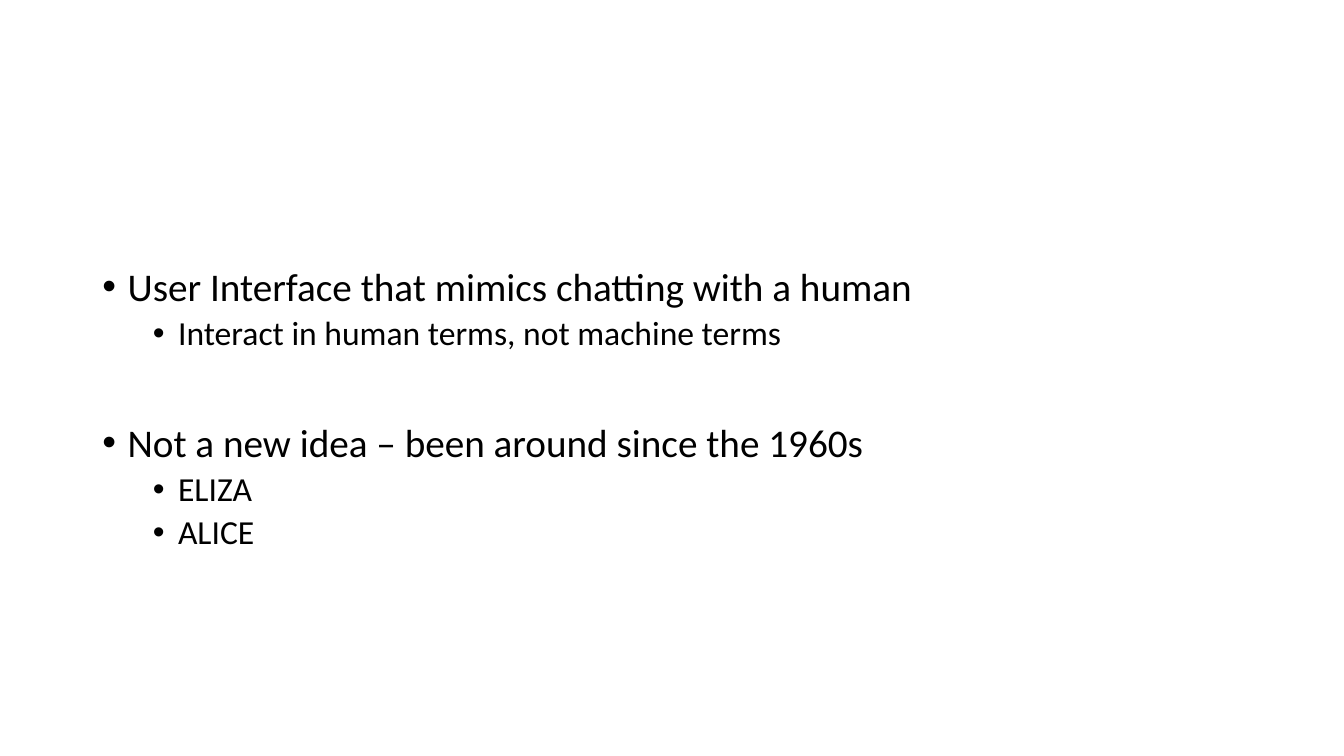
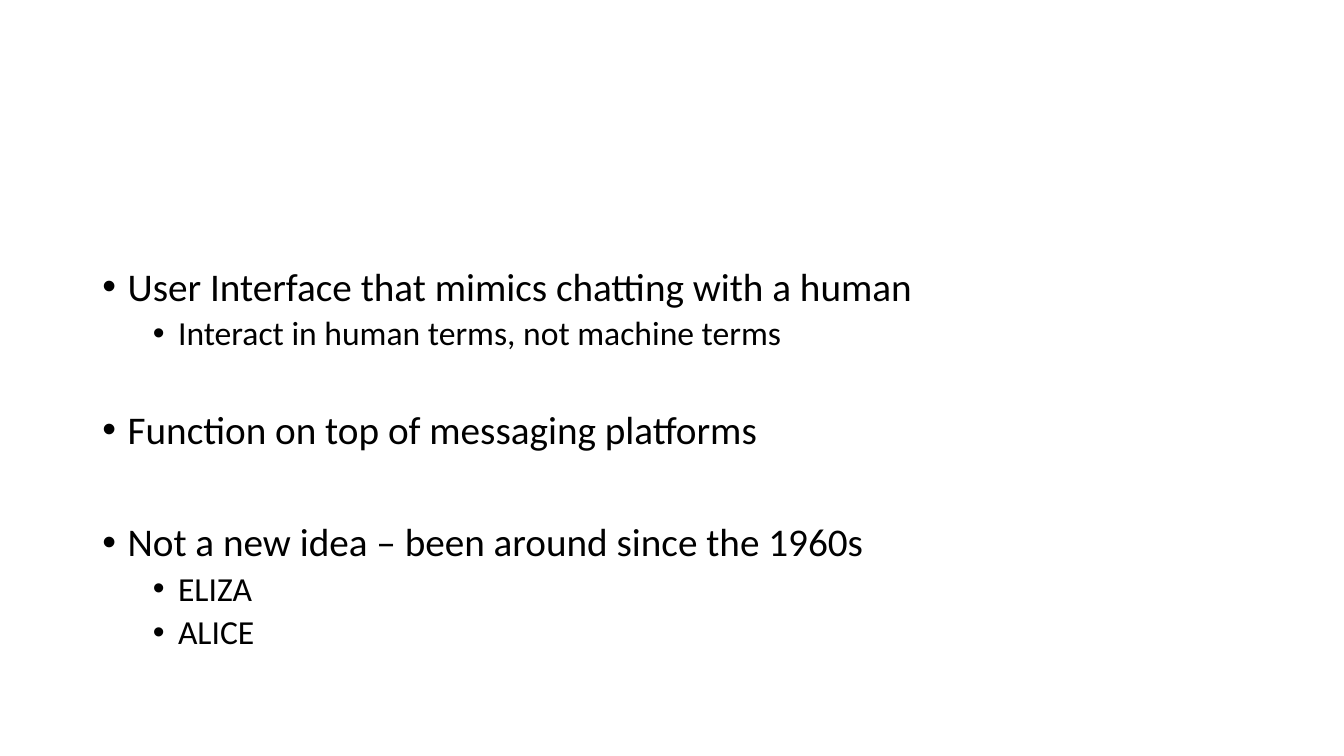
Before and after one commit to aidanmorgan/chatbot-workshop, a slide deck: slide 6 of Chatbots!.pptx (slide 5 before the commit). Drawn at 1344x756 pixels with LibreOffice and Linux fonts; fonts in the diff are those of the drawing; background and template pictures are left out. Boxes give left, top, right and bottom in pixels: in the first picture for what was removed or moved away, otherwise in the second. Text is boxed around its words. In the diff, an @@ line names an element or a change of style, - is before the commit and + after.

```diff
--- a/Chatbots!.pptx
+++ b/Chatbots!.pptx
@@ text at (128, 416, 757, 451): paragraph added @@
+• Function on top of messaging platforms
```
Also in this commit, not shown: 6 other slides changed, 5 slides added, 3 slides removed, 1 other file.
